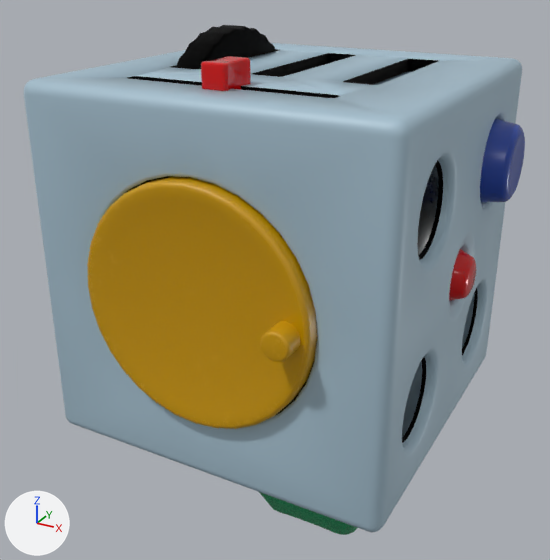
An edit to the Blender file resources/fidget1.blend, drawn before and after from the same camera.
Both versions are drawn from a camera (50 mm lens) standing at (1.93, -3.71, 2.6) and looking at (-0.09, -0.05, 0.76). Lighting does not change. The marker at lower left points along +X, +Y and +Z.
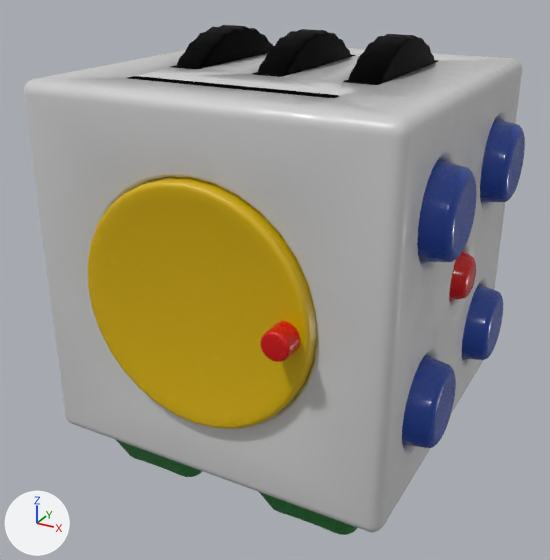
Where the change shows, as pixel boxes (x1, y1, x2, y2) in the pictures (550 x 560 px):
'Cube.009', surface changed (blue to grey): (24, 43, 522, 532) in both
'Cylinder', recoloured: (87, 177, 317, 429) in both
'Cylinder.001', added: after (417, 159, 477, 262)
'Cylinder.003', added: after (402, 355, 456, 448)
'Cylinder.007', added: after (347, 34, 435, 85)
'Cylinder.006', added: after (257, 29, 351, 77)
'Cylinder.004', added: after (462, 284, 503, 360)
'Cube.012', hidden: before (201, 56, 251, 91)
'Cube.002', recoloured: (259, 492, 357, 535) in both
'Cube.003', added: after (116, 440, 203, 477)
part 1 of me_cylinder_020, recoloured (yellow to red): (260, 321, 300, 362) in both

The change, as a diff of the scene's bpy script:
```diff
--- a/resources/fidget1.blend.py
+++ b/resources/fidget1.blend.py
@@ mat_lighter_gray_plastic @@
 n0 = _N.new('ShaderNodeBsdfPrincipled'); n0.name = 'Principled BSDF'
-n0.inputs[0].default_value = (0.58, 0.306, 0.0, 1.0)  # 'Base Color', yellow #c89600
+n0.inputs[0].default_value = (0.665, 0.433, 0.0, 1.0)  # 'Base Color', yellow #d5b000
 n1 = _N.new('ShaderNodeOutputMaterial'); n1.name = 'Material Output'
@@ mat_body @@
 mat_body = bpy.data.materials.new('_BODY')
-# nodes: BsdfPrincipled, OutputMaterial
-# colours: blue #a5bfce
+# nodes: BsdfPrincipled, Bump, Mapping x2, OutputMaterial, TexCoord, TexNoise x2, ValToRGB x2
+# colours: light grey #cecece, light grey #c3c3c3, grey #919191, black #000000, white #ffffff
@@ mat_green_plastic @@
 n0 = _N.new('ShaderNodeBsdfPrincipled'); n0.name = 'Principled BSDF'
-n0.inputs[0].default_value = (0.00456, 0.321, 0.114, 1.0)  # 'Base Color', green #0e9a5f
+n0.inputs[0].default_value = (0.00551, 0.206, 0.0288, 1.0)  # 'Base Color', green #117d2f
 n1 = _N.new('ShaderNodeMapping'); n1.name = 'Mapping'
@@ mat_green_plastic @@
 n4 = _N.new('ShaderNodeValToRGB'); n4.name = 'Color Ramp'
 while len(n4.color_ramp.elements) > 1: n4.color_ramp.elements.remove(n4.color_ramp.elements[-1])
-n4.color_ramp.elements[0].position = 0.423; n4.color_ramp.elements[0].color = (0.0283, 0.0283, 0.0283, 1.0)
+n4.color_ramp.elements[0].position = 0.423; n4.color_ramp.elements[0].color = (0.163, 0.163, 0.163, 1.0)
 _e = n4.color_ramp.elements.new(0.682); _e.color = (1.0, 1.0, 1.0, 1.0)
@@ me_cylinder_020 @@
 me_cylinder_020.from_pydata(...)  # 492 vertices, 444 faces; spans x -0.76..0.76, y -0.24..0.11, z -0.76..0.76
 # used by ob_cylinder; location = (0.0, -0.96, 1.0); scale = (0.836, 0.836, 0.836)
+# me_cylinder_020 part 1: all 91 faces centred in x 0.54..0.71, y -0.24..-0.14, z -0.09..0.09 switch from mat_lighter_gray_plastic to mat_red_plastic
@@ ob_cube_012 @@
 ob_cube_012.location = (0.0, -0.669, 2.096)
+ob_cube_012.hide_render = True
@@ ob_cylinder_007 @@
+ob_cylinder_007 = bpy.data.objects.new('Cylinder.007', me_cylinder_014.copy())  # the mesh of ob_cylinder_010
+ob_cylinder_007.location = (0.506, 0.169, 1.567)
@@ ob_cylinder_006 @@
+ob_cylinder_006 = bpy.data.objects.new('Cylinder.006', me_cylinder_014.copy())  # the mesh of ob_cylinder_010
+ob_cylinder_006.location = (-0.001, 0.169, 1.567)
@@ ob_cylinder_004 @@
+ob_cylinder_004 = bpy.data.objects.new('Cylinder.004', me_cylinder_016.copy())  # the mesh of ob_cylinder_005
+ob_cylinder_004.location = (0.947, 0.5, 0.503)
+ob_cylinder_004.rotation_euler = (-1.048, 1.573, -1.049)  # degrees (-60, 90, -60)
+ob_cylinder_004.scale = (1.01, 1.01, 1.01)
@@ ob_cylinder_003 @@
+ob_cylinder_003 = bpy.data.objects.new('Cylinder.003', me_cylinder_016.copy())  # the mesh of ob_cylinder_005
+ob_cylinder_003.location = (0.947, -0.5, 0.503)
+ob_cylinder_003.rotation_euler = (-1.048, 1.573, -1.049)  # degrees (-60, 90, -60)
+ob_cylinder_003.scale = (1.01, 1.01, 1.01)
@@ ob_cylinder_001 @@
+ob_cylinder_001 = bpy.data.objects.new('Cylinder.001', me_cylinder_016.copy())  # the mesh of ob_cylinder_005
+ob_cylinder_001.location = (0.947, -0.499, 1.5)
+ob_cylinder_001.rotation_euler = (-1.048, 1.573, -1.049)  # degrees (-60, 90, -60)
+ob_cylinder_001.scale = (1.01, 1.01, 1.01)
@@ ob_cube_003 @@
+ob_cube_003 = bpy.data.objects.new('Cube.003', me_cube_016.copy())  # the mesh of ob_cube_002
+ob_cube_003.location = (-0.5, -0.5, -0.022)
+ob_cube_003.rotation_euler = (-1.571, 0.0, 0.0)  # degrees (-90, 0, 0)
```
